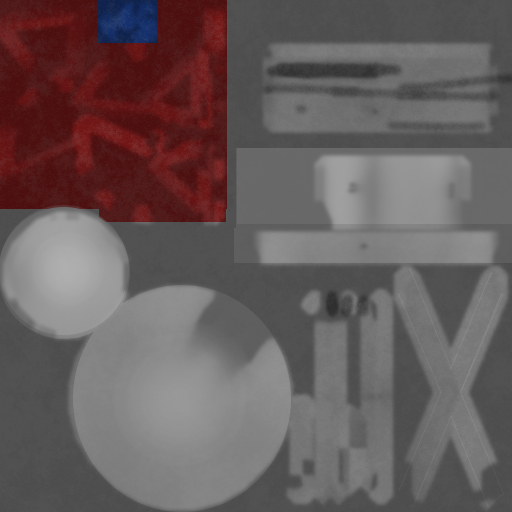
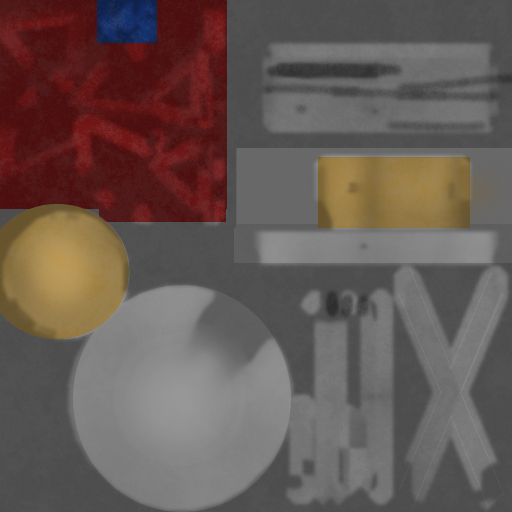
Layers edited between the first and the second w=512, h=512 image:
added layer "Widoczny" above "Warstwa #2" over [0, 154, 510, 339]
hid "Warstwa #2" over [0, 154, 510, 339]
hid "Warstwa #1" over [0, 154, 510, 339]
hid "Warstwa", painted on it over [0, 154, 510, 339]
